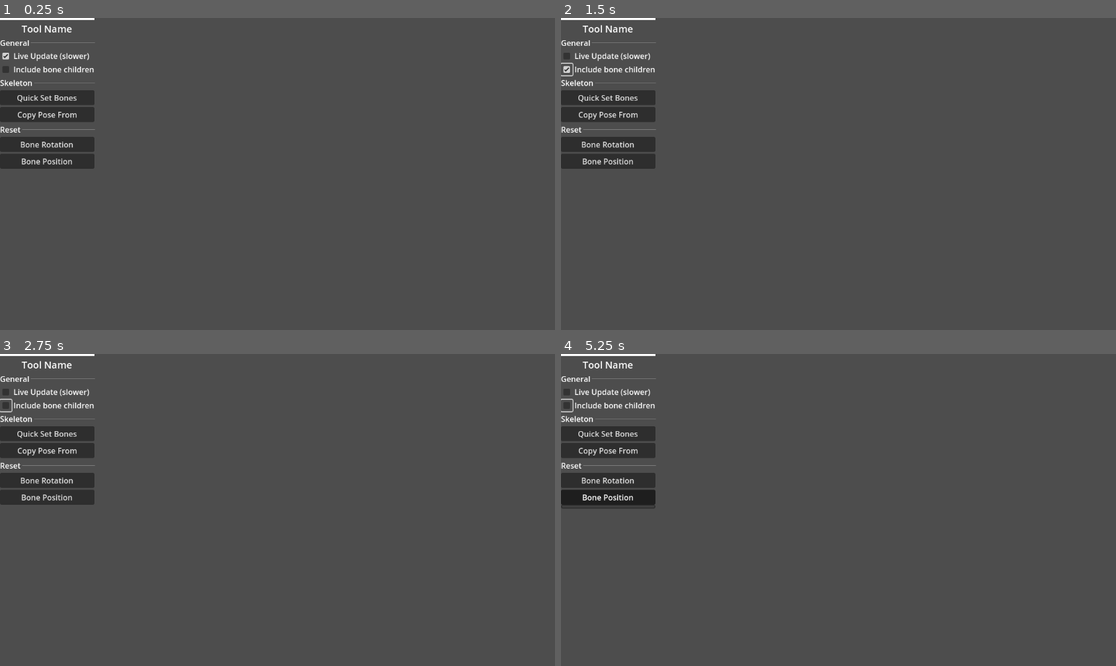
Above: before the commit, frames 1-4 (two rows, left to right).
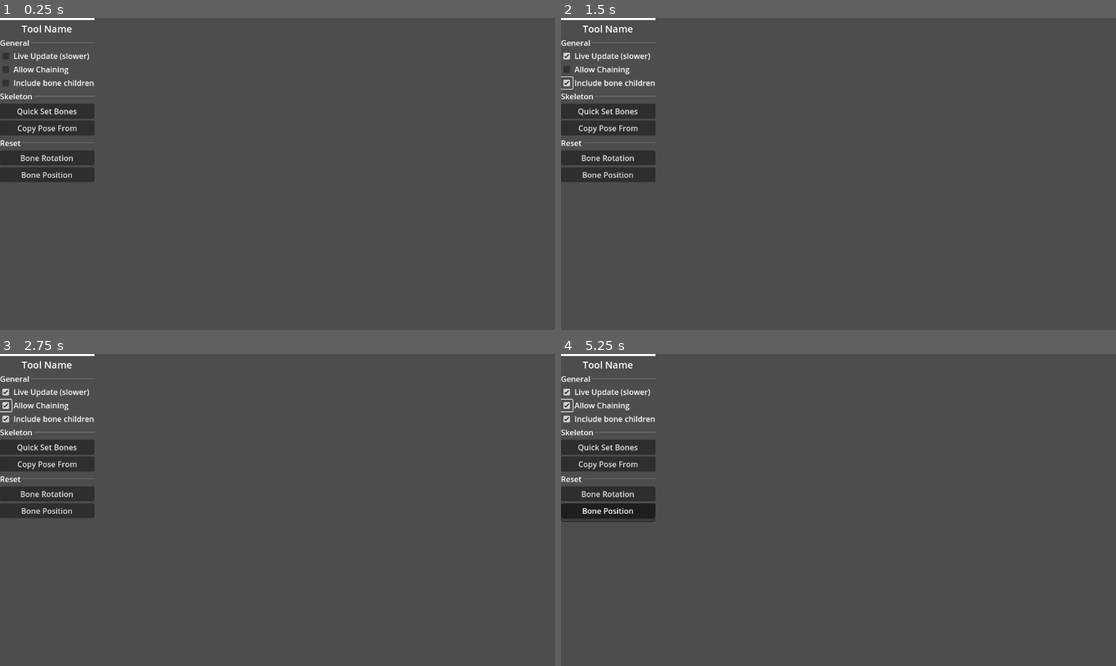
Above: after the commit, the same moments.

Repository: Variable-Interactive/Skeletor
Game: Godot game, scene res://src/Extensions/Skeletor/Tool/skeleton_tool.tscn
Same seed, same stepped clock (60 frames per second), same inputs: the game is played once before the commit and once after it. This scene is started directly instead of the project's main scene.
Inputs (mouse positions are in pixels of both pictures, inside the frame that each line leads up to; where the layout moved, square brackets give the same spot in the first picture):
- Up to frame 1 (0.25 s): no input
- Up to frame 2 (1.5 s): click (566, 55) at 0.5 s; click (566, 83) [566, 71] at 1.25 s
- Up to frame 3 (2.75 s): click (5, 407) at 2.02 s
- Up to frame 4 (5.25 s): click "Quick Set Bones" at 2.75 s; click "Copy Pose From" at 3.5 s; click "Bone Rotation" at 4.25 s; click "Bone Position" at 5 s

The runs differ from the first frame. In frame 1, 3.8% of the frame differs, in the area x 0-18%, y 11-53%; in frame 2, 3.9%; in frame 3, 3.8%; in frame 4, 3.9%, in the area x 0-18%, y 11-54%.
Error before the commit: Invalid access to property or key 'kname' on a base object of type 'Nil'. (res://src/Extensions/Skeletor/Tool/skeleton_tool.gd:48)
Error after the commit: Invalid access to property or key 'kname' on a base object of type 'Nil'. (res://src/Extensions/Skeletor/Tool/skeleton_tool.gd:51)

Commit message:
Added a chain system, also make labels fade with distance

Diff:
--- a/src/Extensions/Skeletor/Preview/skeleton_manager.gd
+++ b/src/Extensions/Skeletor/Preview/skeleton_manager.gd
@@ -7,6 +7,7 @@
 var current_frame_bones: Dictionary
 ## A Dictionary with Bone names as keys and their "Data Dictionary" as values.
 var current_frame_data: Dictionary
+var bones_chained := false
 var current_frame: int = -1
 var prev_layer_count: int = 0
 var prev_frame_count: int = 0
@@ -499,19 +500,26 @@
 		main_color if (hover_mode == gizmo.DISPLACE) else dim_color, false,
 		width
 	)
-	draw_line(
-		gizmo.start_point,
-		gizmo.start_point + gizmo.end_point,
-		main_color if (hover_mode == gizmo.ROTATE) else dim_color,
-		width if (hover_mode == gizmo.ROTATE) else gizmo.DESELECT_WIDTH / camera_zoom.x
-	)
-	draw_circle(
-		gizmo.start_point + gizmo.end_point,
-		gizmo.END_RADIUS / camera_zoom.x,
-		main_color if (hover_mode == gizmo.SCALE) else dim_color,
-		false,
-		width
-	)
+	var skip_rotation_gizmo := false
+	if bones_chained:
+		for other_gizmo: SkeletonGizmo in current_frame_bones.values():
+			if other_gizmo.parent_bone_name == gizmo.bone_name:
+				skip_rotation_gizmo = true
+				break
+	if !skip_rotation_gizmo:
+		draw_line(
+			gizmo.start_point,
+			gizmo.start_point + gizmo.end_point,
+			main_color if (hover_mode == gizmo.ROTATE) else dim_color,
+			width if (hover_mode == gizmo.ROTATE) else gizmo.DESELECT_WIDTH / camera_zoom.x
+		)
+		draw_circle(
+			gizmo.start_point + gizmo.end_point,
+			gizmo.END_RADIUS / camera_zoom.x,
+			main_color if (hover_mode == gizmo.SCALE) else dim_color,
+			false,
+			width
+		)
 	## Show connection to parent
 	if gizmo.parent_bone_name in current_frame_bones.keys():
 		var parent_bone: SkeletonGizmo = current_frame_bones[gizmo.parent_bone_name]
@@ -524,7 +532,14 @@
 	if get_node_or_null("/root/Themes"):
 		var font = get_node_or_null("/root/Themes").get_font()
 		draw_set_transform(gizmo.gizmo_origin + gizmo.start_point, rotation, Vector2.ONE / camera_zoom.x)
-		draw_string(font, Vector2.ZERO, gizmo.bone_name)
+		var line_size = gizmo.gizmo_length
+		var fade_ratio = (line_size/font.get_string_size(gizmo.bone_name).x) * camera_zoom.x
+		var alpha = clampf(fade_ratio, 0.6, 1)
+		if fade_ratio < 0.3:
+			alpha = 0
+		draw_string(
+			font, Vector2.ZERO, gizmo.bone_name, HORIZONTAL_ALIGNMENT_LEFT, -1, 16, Color(1, 1, 1, alpha)
+		)
 
 
 func _apply_bone(gen, bone_name: String, cel_image: Image) -> void:
--- a/src/Extensions/Skeletor/Tool/skeleton_tool.gd
+++ b/src/Extensions/Skeletor/Tool/skeleton_tool.gd
@@ -2,7 +2,7 @@
 
 enum {NONE, DISPLACE, ROTATE, SCALE}  ## same as the one in SkeletonGizmo class
 ## every draw_move there is (value)% posibility of pose generation
-const MAX_GENERATION_FREQ_PERCENT = 70
+const MAX_GENERATION_FREQ_PERCENT = 50
 var api: Node
 var tool_slot
 var kname: String
@@ -12,12 +12,15 @@
 var generation_threshold: float = 20
 var live_thread := Thread.new()
 
-var _live_update := true
+var _live_update := false
+var _allow_chaining := false
 var _include_children := false
 var _generation_count: float = 0
 var _interval_count: int = 0
 var _displace_offset := Vector2.ZERO
 var _prev_mouse_position := Vector2.INF
+var _distance_to_parent: float = 0
+var _chained_gizmo = null
 
 @onready var quick_set_bones_menu: MenuButton = $QuickSetBones
 @onready var rotation_reset_menu: MenuButton = $RotationReset
@@ -53,18 +56,24 @@
 func get_config() -> Dictionary:
 	var config :Dictionary
 	config["live_update"] = _live_update
+	config["allow_chaining"] = _allow_chaining
 	config["include_children"] = _include_children
 	return config
 
 
 func set_config(config: Dictionary) -> void:
 	_live_update = config.get("live_update", _live_update)
+	_allow_chaining = config.get("allow_chaining", _allow_chaining)
 	_include_children = config.get("include_children", _include_children)
 
 
 func update_config() -> void:
 	%LiveUpdateCheckbox.button_pressed = _live_update
+	%AllowChaining.button_pressed = _allow_chaining
 	%IncludeChildrenCheckbox.button_pressed = _include_children
+	if skeleton_preview:
+		skeleton_preview.bones_chained = _allow_chaining
+		skeleton_preview.queue_redraw()
 
 
 func save_config() -> void:
@@ -99,6 +108,12 @@
 	if _prev_mouse_position == Vector2.INF:
 		_displace_offset = gizmo.rel_to_start_point(mouse_point)
 		_prev_mouse_position = mouse_point
+	# Check if bone is a parent of anything (skip if it is)
+	if _allow_chaining and gizmo.parent_bone_name in skeleton_preview.current_frame_bones.keys():
+		var parent_bone = skeleton_preview.current_frame_bones[gizmo.parent_bone_name]
+		var bone_start: Vector2i = gizmo.rel_to_global(gizmo.start_point)
+		var parent_start: Vector2i = parent_bone.rel_to_global(parent_bone.start_point)
+		_distance_to_parent = bone_start.distance_to(parent_start)
 	_generation_count = 0
 	_interval_count = 0
 
@@ -115,6 +130,14 @@
 	var gizmo = skeleton_preview.selected_gizmo
 	if !gizmo:
 		return
+	if _allow_chaining and gizmo.parent_bone_name in skeleton_preview.current_frame_bones.keys():
+		match gizmo.modify_mode:  # This manages chaining
+			DISPLACE:
+				_chained_gizmo = gizmo
+				gizmo = skeleton_preview.current_frame_bones[gizmo.parent_bone_name]
+				gizmo.modify_mode = ROTATE
+				skeleton_preview.selected_gizmo = gizmo
+				_chained_gizmo.modify_mode = NONE
 	if gizmo.modify_mode == DISPLACE:
 		if Input.is_key_pressed(KEY_CTRL):
 			skeleton_preview.ignore_render_once = true
@@ -136,6 +159,8 @@
 				gizmo.gizmo_length = gizmo.rel_to_start_point(mouse_point).length()
 		else:
 			gizmo.bone_rotation -= diff
+			if _allow_chaining and _chained_gizmo:
+				_chained_gizmo.bone_rotation += diff
 	if _live_update:
 		# A Smart system to optimize generation frequency
 		if _interval_count >= 10:
@@ -176,16 +201,24 @@
 func draw_end(_pos: Vector2i) -> void:
 	_prev_mouse_position = Vector2.INF
 	_displace_offset = Vector2.ZERO
+	_chained_gizmo = null
 	if skeleton_preview:
 		# Another tool is already active
 		if not is_transforming:
 			return
 		is_transforming = false
 		skeleton_preview.transformation_active = false
-		if skeleton_preview.selected_gizmo:
-			if skeleton_preview.selected_gizmo.modify_mode != NONE:
+		var gizmo = skeleton_preview.selected_gizmo
+		if gizmo:
+			if gizmo.modify_mode != NONE:
 				skeleton_preview.generate_pose()
 				skeleton_preview.selected_gizmo.modify_mode = NONE
+			if (
+				_allow_chaining
+				and gizmo.parent_bone_name in skeleton_preview.current_frame_bones.keys()
+			):
+				if gizmo.modify_mode == DISPLACE:
+					skeleton_preview.current_frame_bones[gizmo.parent_bone_name].modify_mode = NONE
 
 
 func quick_set_bones(bone_id: int):
@@ -277,6 +310,14 @@
 
 func _on_include_children_checkbox_toggled(toggled_on: bool) -> void:
 	_include_children = toggled_on
+	update_config()
+	save_config()
+
+
+func _on_allow_chaining_toggled(toggled_on: bool) -> void:
+	_allow_chaining = toggled_on
+	update_config()
+	save_config()
 
 
 func _on_live_update_pressed(toggled_on: bool) -> void:
@@ -334,6 +375,21 @@
 				bone.hover_mode(pos, global.camera.zoom) != NONE
 				or bone.modify_mode != NONE
 			):
+				var skip_gizmo := false
+				if (
+					_allow_chaining
+					and (
+						bone.modify_mode == ROTATE
+						or bone.hover_mode(pos, global.camera.zoom) == ROTATE
+						)
+				):
+					# Check if bone is a parent of anything (if it has, skip it)
+					for other_gizmo in skeleton_preview.current_frame_bones.values():
+						if other_gizmo.bone_name == bone.parent_bone_name:
+							skip_gizmo = true
+							break
+				if skip_gizmo:
+					continue
 				skeleton_preview.selected_gizmo = bone
 				skeleton_preview.update_frame_data()
 				break
--- a/src/Extensions/Skeletor/Tool/skeleton_tool.tscn
+++ b/src/Extensions/Skeletor/Tool/skeleton_tool.tscn
@@ -39,7 +39,6 @@
 as the bone is modified
 
 (Disabled) The update only happens at the end of modification."
-button_pressed = true
 
 [node name="Label" type="Label" parent="GridContainer"]
 layout_mode = 2
@@ -49,6 +48,19 @@
 (Disabled) The update only happens at the end of modification."
 mouse_filter = 1
 text = "Live Update (slower)"
+
+[node name="AllowChaining" type="CheckBox" parent="GridContainer"]
+unique_name_in_owner = true
+layout_mode = 2
+tooltip_text = "When enabled, it will be possible to displace bone and
+rotate it's parent at the same time (like a chain)."
+
+[node name="Label3" type="Label" parent="GridContainer"]
+layout_mode = 2
+tooltip_text = "When enabled, it will be possible to displace bone and
+rotate it's parent at the same time (like a chain)."
+mouse_filter = 1
+text = "Allow Chaining"
 
 [node name="IncludeChildrenCheckbox" type="CheckBox" parent="GridContainer"]
 unique_name_in_owner = true
@@ -106,6 +118,7 @@
 flat = false
 
 [connection signal="toggled" from="GridContainer/LiveUpdateCheckbox" to="." method="_on_live_update_pressed"]
+[connection signal="toggled" from="GridContainer/AllowChaining" to="." method="_on_allow_chaining_toggled"]
 [connection signal="toggled" from="GridContainer/IncludeChildrenCheckbox" to="." method="_on_include_children_checkbox_toggled"]
 [connection signal="about_to_popup" from="QuickSetBones" to="." method="_on_quick_set_bones_menu_about_to_popup"]
 [connection signal="about_to_popup" from="CopyPoseFrom" to="." method="_on_copy_pose_from_about_to_popup"]
